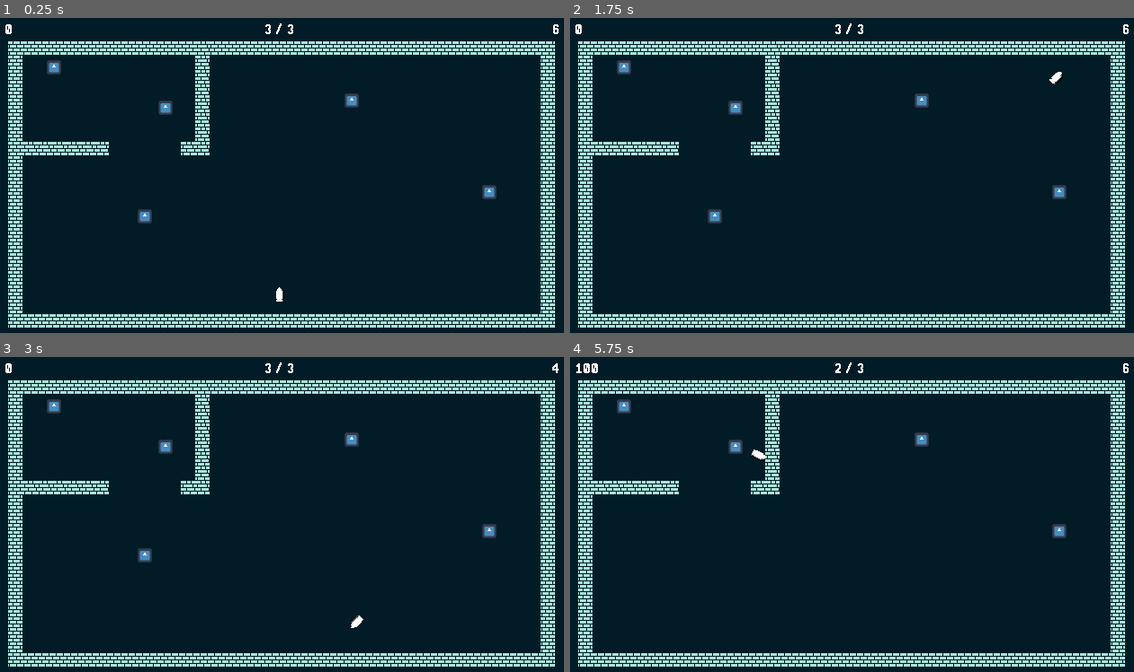
Above: before the commit, frames 1-4 (two rows, left to right).
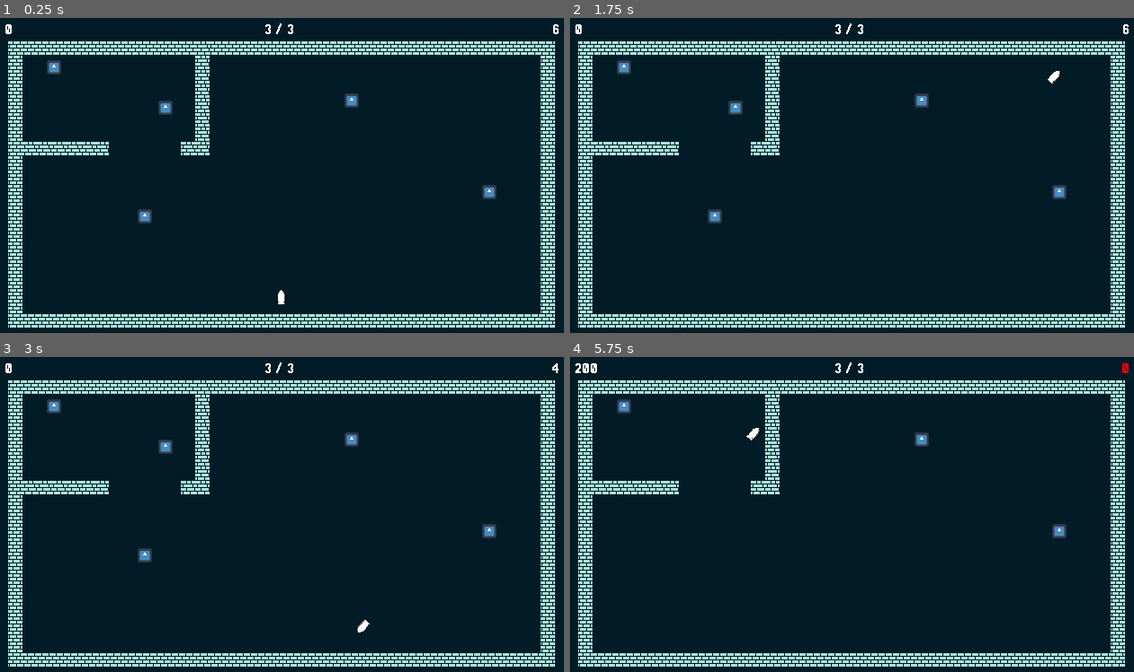
Above: after the commit, the same moments.

Repository: Thomas-Fortier/PirateJam2025
Game: Godot game, scene res://levels/game_root.tscn
Same seed, same stepped clock (60 frames per second), same inputs: the game is played once before the commit and once after it. Before the commit the project starts from res://levels/playground_tom.tscn. The engine's default icon, where the game draws it, is replaced by a stand-in: a white triangle on a blue panel in a dark square.
Inputs (mouse positions are in pixels of both pictures, inside the frame that each line leads up to):
- Up to frame 1 (0.25 s): no input
- Up to frame 2 (1.75 s): tap Enter at 0.5 s; move the mouse to (976, 156) at 0.52 s; click (976, 156) at 0.6 s; move the mouse to (739, 191) at 1.27 s; click (739, 191) at 1.35 s
- Up to frame 3 (3 s): move the mouse to (338, 442) at 2.02 s; click (338, 442) at 2.1 s; move the mouse to (253, 577) at 2.77 s; click (253, 577) at 2.85 s
- Up to frame 4 (5.75 s): move the mouse to (1026, 561) at 3.52 s; click (1026, 561) at 3.6 s; move the mouse to (677, 464) at 4.27 s; click (677, 464) at 4.35 s; move the mouse to (880, 514) at 5.02 s; click (880, 514) at 5.1 s

The runs differ from the first frame. In frame 1, less than 0.1% of the frame differs, in the area x 48-51%, y 85-91%; in frame 2, less than 0.1%; in frame 3, 0.1%; in frame 4, 0.3%, in the area x 0-100%, y 1-34%.

Commit message:
Grouped overlay logic, made game manager singleton and added a root level node.

Diff:
--- /dev/null
+++ b/src/levels/game_root.tscn
@@ -0,0 +1,16 @@
+[gd_scene load_steps=4 format=3 uid="uid://d2bxrtmiq3xgr"]
+
+[ext_resource type="PackedScene" uid="uid://bdqn7gj1xmqay" path="res://ui/overlay/overlay.tscn" id="1_cokci"]
+[ext_resource type="PackedScene" uid="uid://bthni1oqodncp" path="res://entities/bullet/bullet.tscn" id="2_u7wcf"]
+[ext_resource type="PackedScene" uid="uid://bdgmtlxnl4qhx" path="res://levels/playground_tom.tscn" id="3_c4h5o"]
+
+[node name="GameRoot" type="Node2D"]
+
+[node name="Overlay" parent="." instance=ExtResource("1_cokci")]
+offset_right = 640.0
+offset_bottom = 360.0
+
+[node name="Bullet" parent="." instance=ExtResource("2_u7wcf")]
+position = Vector2(319, 316)
+
+[node name="Level" parent="." instance=ExtResource("3_c4h5o")]
--- a/src/levels/playground_jon.tscn
+++ b/src/levels/playground_jon.tscn
@@ -390,19 +390,16 @@
 
 [node name="PlaygroundJon" type="Node2D"]
 
-[node name="Overlay" parent="." node_paths=PackedStringArray("game_manager") instance=ExtResource("1_2hukh")]
+[node name="Overlay" parent="." instance=ExtResource("1_2hukh")]
 offset_left = 6.0
 offset_top = -7.0
 offset_right = 646.0
 offset_bottom = 353.0
-game_manager = NodePath("../GameManager")
-
-[node name="GameManager" type="Node" parent="." node_paths=PackedStringArray("bullet")]
+
+[node name="GameManager" type="Node" parent="."]
 script = ExtResource("2_7xk0p")
-bullet = NodePath("../Bullet")
 
 [node name="Bullet" parent="." instance=ExtResource("1_nb5cp")]
-z_index = 1
 position = Vector2(308, 240)
 rotation = -0.461362
 
--- a/src/levels/playground_tom.tscn
+++ b/src/levels/playground_tom.tscn
@@ -1,8 +1,5 @@
-[gd_scene load_steps=8 format=4 uid="uid://bdgmtlxnl4qhx"]
-
-[ext_resource type="Script" path="res://scripts/globals/game_manager.gd" id="1_3ethf"]
-[ext_resource type="PackedScene" uid="uid://bdqn7gj1xmqay" path="res://ui/overlay/overlay.tscn" id="1_464ud"]
-[ext_resource type="PackedScene" uid="uid://bthni1oqodncp" path="res://entities/bullet/bullet.tscn" id="1_knq15"]
+[gd_scene load_steps=5 format=4 uid="uid://bdgmtlxnl4qhx"]
+
 [ext_resource type="Texture2D" uid="uid://c851uxpa0eutx" path="res://assets/tilemaps/walls.png" id="1_x5hm2"]
 [ext_resource type="PackedScene" uid="uid://dvvs8ou2s3603" path="res://entities/enemies/stationary/stationary_enemy.tscn" id="3_ixstw"]
 
@@ -496,25 +493,7 @@
 physics_layer_0/collision_layer = 1
 sources/0 = SubResource("TileSetAtlasSource_6kebf")
 
-[node name="Playground" type="Node2D"]
-
-[node name="GameManager" type="Node" parent="." node_paths=PackedStringArray("bullet")]
-script = ExtResource("1_3ethf")
-bullet = NodePath("../Bullet")
-
-[node name="Overlay" parent="." node_paths=PackedStringArray("game_manager") instance=ExtResource("1_464ud")]
-anchors_preset = 8
-anchor_left = 0.5
-anchor_top = 0.5
-anchor_right = 0.5
-anchor_bottom = 0.5
-offset_right = 640.0
-offset_bottom = 360.0
-size_flags_horizontal = 1
-game_manager = NodePath("../GameManager")
-
-[node name="Bullet" parent="." instance=ExtResource("1_knq15")]
-position = Vector2(317, 313)
+[node name="Level" type="Node2D"]
 
 [node name="TileMapLayers" type="Node2D" parent="."]
 
@@ -524,9 +503,6 @@
 tile_map_data = PackedByteArray("AAABABUAAAAIAAwAAAACABUAAAAIAAwAAAADABUAAAAIAAwAAAAEABUAAAAIAAwAAAAFABUAAAAIAAwAAAAGAB …(1936 unchanged characters)…
 tile_set = SubResource("TileSet_xjsfw")
 
-[node name="Camera2D" type="Camera2D" parent="."]
-position = Vector2(320, 180)
-
 [node name="StationaryEnemy" parent="." instance=ExtResource("3_ixstw")]
 position = Vector2(168, 227)
 
--- a/src/project.godot
+++ b/src/project.godot
@@ -11,9 +11,13 @@
 [application]
 
 config/name="PirateJam 2025"
-run/main_scene="res://levels/playground_tom.tscn"
+run/main_scene="res://levels/game_root.tscn"
 config/features=PackedStringArray("4.3", "Forward Plus")
 config/icon="res://icon.svg"
+
+[autoload]
+
+GameManager="*res://scripts/globals/game_manager.gd"
 
 [display]
 
--- /dev/null
+++ b/src/scripts/globals/game_config.gd
@@ -0,0 +1,8 @@
+class_name GameConfig
+extends Resource
+
+@export_category("Max Values")
+## The number of max turns the bullet has.
+@export var max_turns: int = 3
+## The number of max ricochets the bullet has.
+@export var max_ricochets: int = 6
--- a/src/scripts/globals/game_manager.gd
+++ b/src/scripts/globals/game_manager.gd
@@ -1,4 +1,3 @@
-class_name GameManager
 extends Node
 
 ## Signal called when the points have been updated.
@@ -8,25 +7,16 @@
 ## Signal called when the number of turns has changed.
 signal turns_changed(turns: int, max_turns: int)
 
-@export_category("Dependencies")
 ## The main bullet that the player controls.
-@export var bullet: Bullet = null
-## The reference to the game over panel scene.
-@export var game_over_scene: PackedScene = preload("res://ui/popups/game_over_panel/game_over_panel.tscn")
+@onready var bullet: Bullet = $"../GameRoot/Bullet"
 
-@export_category("Stats")
-## The number of max turns the bullet has.
-@export var max_turns: int = 3
-## The number of max ricochets the bullet has.
-@export var max_ricochets: int = 6
 ## The total points that the player has.
-@export var points: int:
+var points: int:
 	set(value):
 		if points == value:
 			return
 		points = value
 		points_changed.emit(value)
-
 ## The number of ricochets remaining that the player has.
 var ricochets_remaining: int:
 	set(value):
@@ -40,16 +30,20 @@
 		if remaining_turns == value:
 			return
 		remaining_turns = value
-		turns_changed.emit(value, max_turns)
+		turns_changed.emit(value, config.max_turns)
 ## Represents all enemies in the current level.
 var enemies: Array[Enemy] = []
+## The configuration for the game manager.
+var config: GameConfig = preload("res://scripts/globals/game_manager.tres") as GameConfig
 
 func _ready() -> void:
+	assert(config != null, "The config file could not be loaded.")
+
 	assert(bullet != null, "The main bullet must be specified in the game manager.")
 	bullet.bounced_off_wall.connect(_on_bullet_bounce)
 
-	ricochets_remaining = max_ricochets
-	remaining_turns = max_turns
+	ricochets_remaining = config.max_ricochets
+	remaining_turns = config.max_turns
 
 	call_deferred("_initialize_enemies")
 
@@ -79,7 +73,7 @@
 		return # TODO: Game over logic.
 
 	bullet.select_direction()
-	ricochets_remaining = max_ricochets
+	ricochets_remaining = config.max_ricochets
 
 func _handle_game_over(did_win: bool) -> void:
 	print("Game over.")
@@ -88,9 +82,7 @@
 	if did_win:
 		print("You won!")
 	else:
-		var instance: GameOverPanel = game_over_scene.instantiate()
-		instance.initialize(self)
-		add_child(instance)
+		print("You lost.")
 
 func load_level(level: PackedScene) -> void:
 	get_tree().change_scene_to_packed(level)
@@ -98,5 +90,5 @@
 ## Resets the state of the game manager back to default values.
 func reset() -> void:
 	points = 0
-	ricochets_remaining = max_ricochets
-	remaining_turns = max_turns
+	ricochets_remaining = config.max_ricochets
+	remaining_turns = config.max_turns
--- /dev/null
+++ b/src/scripts/globals/game_manager.tres
@@ -0,0 +1,8 @@
+[gd_resource type="Resource" script_class="GameConfig" load_steps=2 format=3 uid="uid://bh7dw50rrmopl"]
+
+[ext_resource type="Script" path="res://scripts/globals/game_config.gd" id="1_lyyry"]
+
+[resource]
+script = ExtResource("1_lyyry")
+max_turns = 3
+max_ricochets = 6
--- a/src/ui/overlay/overlay.gd
+++ b/src/ui/overlay/overlay.gd
@@ -1,19 +1,38 @@
 class_name Overlay
 extends Control
 
-## The game manager to reference
-@export var game_manager: GameManager = null
+# Private members
+@onready var _points_label: Label = %PointsLabel
+@onready var _ricochets_label: Label = %RicochetsLabel
+@onready var _turns_label: Label = %TurnsLabel
 
-# Private members
-@onready var _points: Points = %Points
-@onready var _ricochets: Ricochets = %Ricochets
-@onready var _turns: Turns = %Turns
+const CRITICAL_COLOR = Color.RED
+const NORMAL_COLOR = Color.WHITE
 
 func _ready() -> void:
-	assert(game_manager != null, "The specified game manager cannot be null.")
-	call_deferred("_initialize")
+	_points_label.text = str(GameManager.points)
+	GameManager.points_changed.connect(_on_points_changed)
 
-func _initialize() -> void:
-	_points.initialize(game_manager)
-	_ricochets.initialize(game_manager)
-	_turns.initialize(game_manager)
+	_ricochets_label.text = str(GameManager.ricochets_remaining)
+	GameManager.ricochets_changed.connect(_on_ricochets_changed)
+
+	_turns_label.text = _get_turns_text(GameManager.remaining_turns, GameManager.config.max_turns)
+	GameManager.turns_changed.connect(_on_turns_changed)
+
+## Logic that is executed when the points have been changed.
+func _on_points_changed(points: int) -> void:
+	_points_label.text = str(points)
+
+## Logic to execute when the ricochet counter has changed.
+func _on_ricochets_changed(ricochets_remaining: int) -> void:
+	_ricochets_label.text = str(ricochets_remaining)
+	_ricochets_label.label_settings.font_color = CRITICAL_COLOR if ricochets_remaining == 0 else NORMAL_COLOR
+
+## Logic that is executed when the turns have been changed.
+func _on_turns_changed(turns: int, max_turns: int) -> void:
+	_turns_label.text = _get_turns_text(turns, max_turns)
+	_turns_label.label_settings.font_color = CRITICAL_COLOR if turns <= 1 else NORMAL_COLOR
+
+## Gets the turn count as a fraction string.
+func _get_turns_text(turns: int, max_turns: int) -> String:
+	return "%s / %s" % [str(turns), str(max_turns)]
--- a/src/ui/overlay/overlay.tscn
+++ b/src/ui/overlay/overlay.tscn
@@ -1,10 +1,7 @@
-[gd_scene load_steps=9 format=3 uid="uid://bdqn7gj1xmqay"]
+[gd_scene load_steps=6 format=3 uid="uid://bdqn7gj1xmqay"]
 
 [ext_resource type="FontFile" uid="uid://c4arg06qh2sqx" path="res://assets/fonts/pixellari.ttf" id="1_2blrg"]
-[ext_resource type="Script" path="res://ui/overlay/points.gd" id="1_mxe75"]
 [ext_resource type="Script" path="res://ui/overlay/overlay.gd" id="1_puhe0"]
-[ext_resource type="Script" path="res://ui/overlay/ricochets.gd" id="4_bc4tj"]
-[ext_resource type="Script" path="res://ui/overlay/turns.gd" id="4_tfg6g"]
 
 [sub_resource type="LabelSettings" id="LabelSettings_buvxj"]
 font = ExtResource("1_2blrg")
@@ -49,14 +46,13 @@
 grow_horizontal = 2
 
 [node name="Points" type="Control" parent="Margin/Viewport/Stats"]
-unique_name_in_owner = true
 layout_mode = 1
 anchors_preset = 0
 offset_right = 40.0
 offset_bottom = 40.0
-script = ExtResource("1_mxe75")
 
 [node name="PointsLabel" type="Label" parent="Margin/Viewport/Stats/Points"]
+unique_name_in_owner = true
 layout_mode = 1
 offset_right = 40.0
 offset_bottom = 16.0
@@ -64,7 +60,6 @@
 label_settings = SubResource("LabelSettings_buvxj")
 
 [node name="Turns" type="Control" parent="Margin/Viewport/Stats"]
-unique_name_in_owner = true
 layout_mode = 1
 anchors_preset = 5
 anchor_left = 0.5
@@ -73,9 +68,9 @@
 offset_right = 20.0
 offset_bottom = 40.0
 grow_horizontal = 2
-script = ExtResource("4_tfg6g")
 
 [node name="TurnsLabel" type="Label" parent="Margin/Viewport/Stats/Turns"]
+unique_name_in_owner = true
 layout_mode = 0
 offset_right = 40.0
 offset_bottom = 23.0
@@ -83,7 +78,6 @@
 label_settings = SubResource("LabelSettings_5g3tt")
 
 [node name="Ricochets" type="Control" parent="Margin/Viewport/Stats"]
-unique_name_in_owner = true
 layout_mode = 1
 anchors_preset = 1
 anchor_left = 1.0
@@ -91,9 +85,9 @@
 offset_left = -40.0
 offset_bottom = 40.0
 grow_horizontal = 0
-script = ExtResource("4_bc4tj")
 
 [node name="RicochetsLabel" type="Label" parent="Margin/Viewport/Stats/Ricochets"]
+unique_name_in_owner = true
 layout_mode = 1
 offset_right = 40.0
 offset_bottom = 16.0
--- a/src/ui/overlay/points.gd
+++ /dev/null
@@ -1,15 +0,0 @@
-class_name Points
-extends Control
-
-# Private members
-@onready var _points_label: Label = $PointsLabel
-
-## Initializes this script with a given GameManager.
-func initialize(game_manager: GameManager) -> void:
-	assert(game_manager != null, "The specified game manager cannot be null.")
-	_points_label.text = str(game_manager.points)
-	game_manager.points_changed.connect(_on_points_changed)
-
-## Logic that is executed when the points have been changed.
-func _on_points_changed(points: int) -> void:
-	_points_label.text = str(points)
--- a/src/ui/overlay/ricochets.gd
+++ /dev/null
@@ -1,20 +0,0 @@
-class_name Ricochets
-extends Control
-
-# Private members
-@onready var _ricochets_label: Label = $RicochetsLabel
-
-# TODO: Isolate colors for re-usability
-const CRITICAL_COLOR = Color.RED
-const NORMAL_COLOR = Color.WHITE
-
-## Initializes this script with a given GameManager.
-func initialize(game_manager: GameManager) -> void:
-	assert(game_manager != null, "The specified game manager cannot be null.")
-	_ricochets_label.text = str(game_manager.ricochets_remaining)
-	game_manager.ricochets_changed.connect(_on_ricochets_changed)
-
-## Logic to execute when the ricochet counter has changed.
-func _on_ricochets_changed(ricochets_remaining: int) -> void:
-	_ricochets_label.text = str(ricochets_remaining)
-	_ricochets_label.label_settings.font_color = CRITICAL_COLOR if ricochets_remaining == 0 else NORMAL_COLOR
--- a/src/ui/overlay/turns.gd
+++ /dev/null
@@ -1,23 +0,0 @@
-class_name Turns
-extends Control
-
-# Private members
-@onready var _turns_label: Label = $TurnsLabel
-
-# TODO: Isolate colors for re-usability
-const CRITICAL_COLOR = Color.RED
-const NORMAL_COLOR = Color.WHITE
-
-## Initializes this script with a given GameManager.
-func initialize(game_manager: GameManager) -> void:
-	assert(game_manager != null, "The specified game manager cannot be null.")
-	_turns_label.text = _get_turns_text(game_manager.remaining_turns, game_manager.max_turns)
-	game_manager.turns_changed.connect(_on_turns_changed)
-
-## Logic that is executed when the turns have been changed.
-func _on_turns_changed(turns: int, max_turns: int) -> void:
-	_turns_label.text = _get_turns_text(turns, max_turns)
-	_turns_label.label_settings.font_color = CRITICAL_COLOR if turns <= 1 else NORMAL_COLOR
-
-func _get_turns_text(turns: int, max_turns: int) -> String:
-	return "%s / %s" % [str(turns), str(max_turns)]
--- a/src/ui/popups/game_over_panel/game_over_panel.gd
+++ b/src/ui/popups/game_over_panel/game_over_panel.gd
@@ -1,14 +1,8 @@
 class_name GameOverPanel
 extends Panel
 
-var _game_manager: GameManager = null
-
-func initialize(game_manager: GameManager) -> void:
-	assert(game_manager != null, "The given game manager cannot be null.")
-	_game_manager = game_manager
-
 func _on_new_run_button_pressed():
 	var level_to_load: PackedScene = preload("res://levels/playground_tom.tscn")
-	_game_manager.load_level(level_to_load)
+	GameManager.load_level(level_to_load)
 	# TODO: Implement animation / transition or whatever else
 	queue_free()
